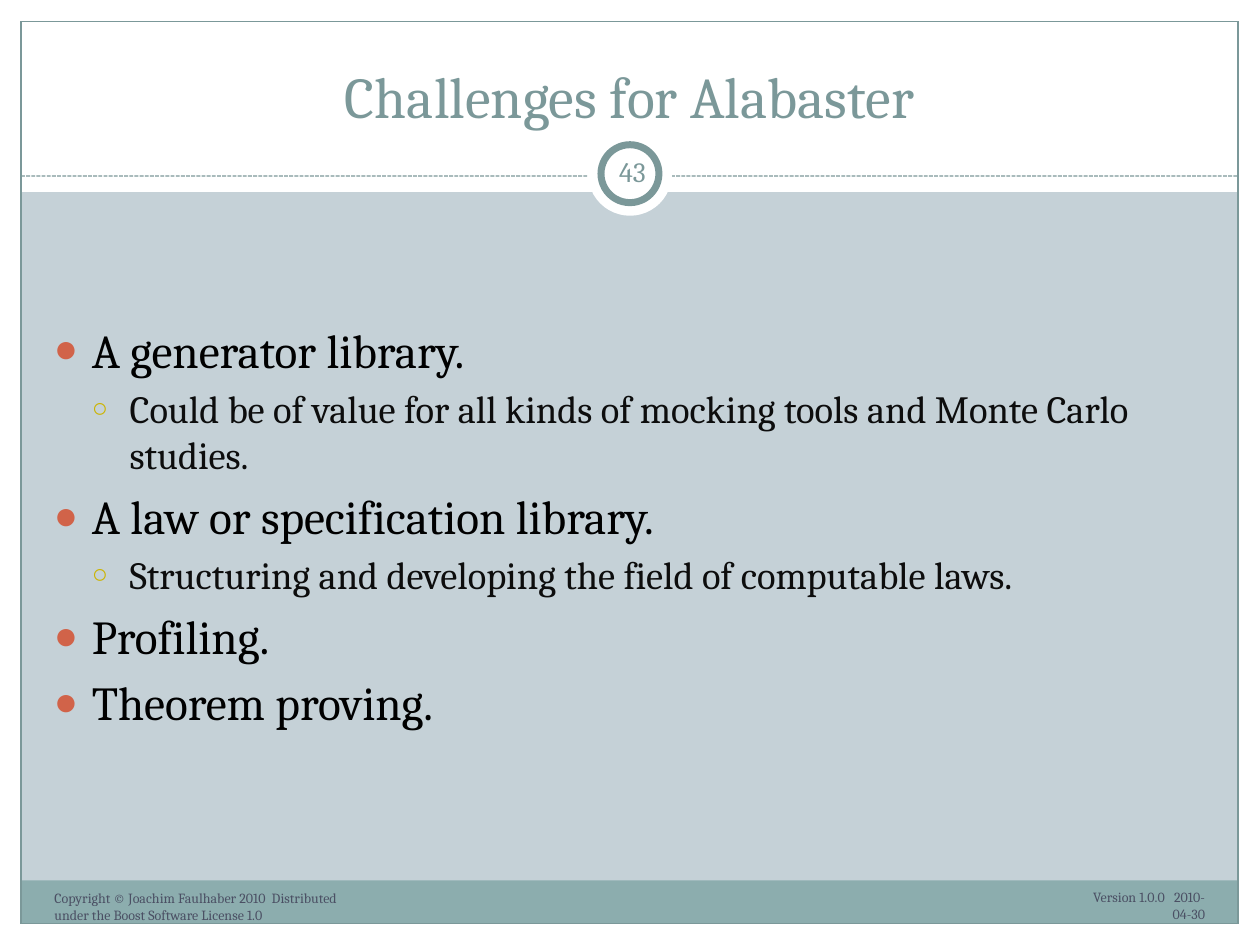
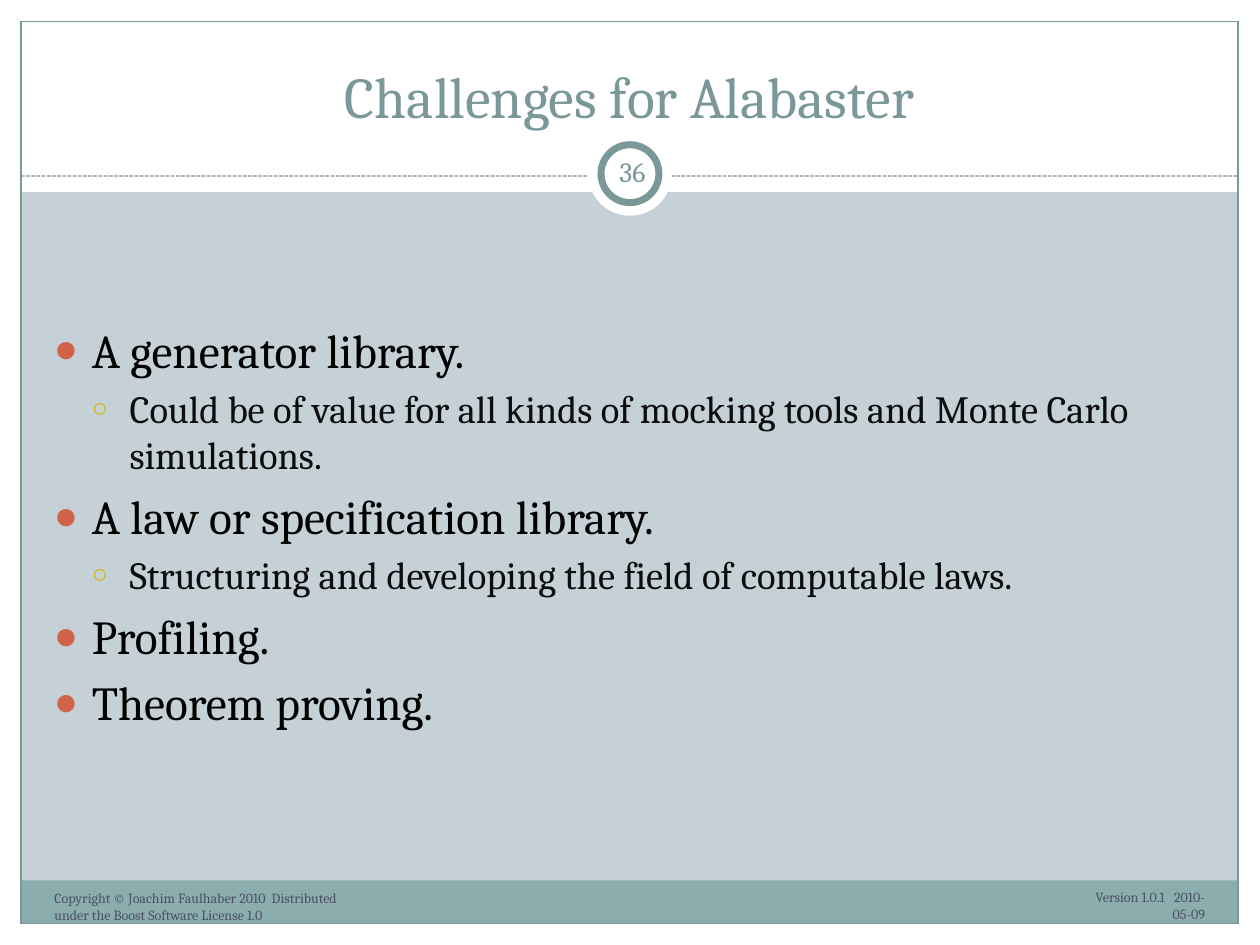
Before and after one commit to ryppl/boost-history, a slide deck: slide 36 of itl/libs/validate/doc/boostcon2010/BoostAlabaster.pptx (slide 43 before the commit). Drawn at 1260x945 pixels with LibreOffice and Linux fonts; fonts in the diff are those of the drawing. Boxes give left, top, right and bottom in pixels: in the first picture for what was removed or moved away, otherwise in the second. Text is boxed around its words. In the diff, an @@ line names an element or a change of style, - is before the commit and + after.

Commit message:
Modified presentation Boost.Alabaster
SVN-Revision: 61888

```diff
--- a/itl/libs/validate/doc/boostcon2010/BoostAlabaster.pptx
+++ b/itl/libs/validate/doc/boostcon2010/BoostAlabaster.pptx
@@ page number at bbox=[619, 163, 645, 182]: text changed @@
-43
+36
@@ text at bbox=[130, 395, 1129, 470]: text changed @@
-  ○ Could be of value for all kinds of mocking tools and Monte Carlo studies.
+  ○ Could be of value for all kinds of mocking tools and Monte Carlo simulations.
@@ text at bbox=[1095, 893, 1205, 919]: text changed @@
-Version 1.0.0 2010-04-30
+Version 1.0.1 2010-05-09
```
Also in this commit, not shown: 37 other slides changed, 7 slides removed, 1 other file.
